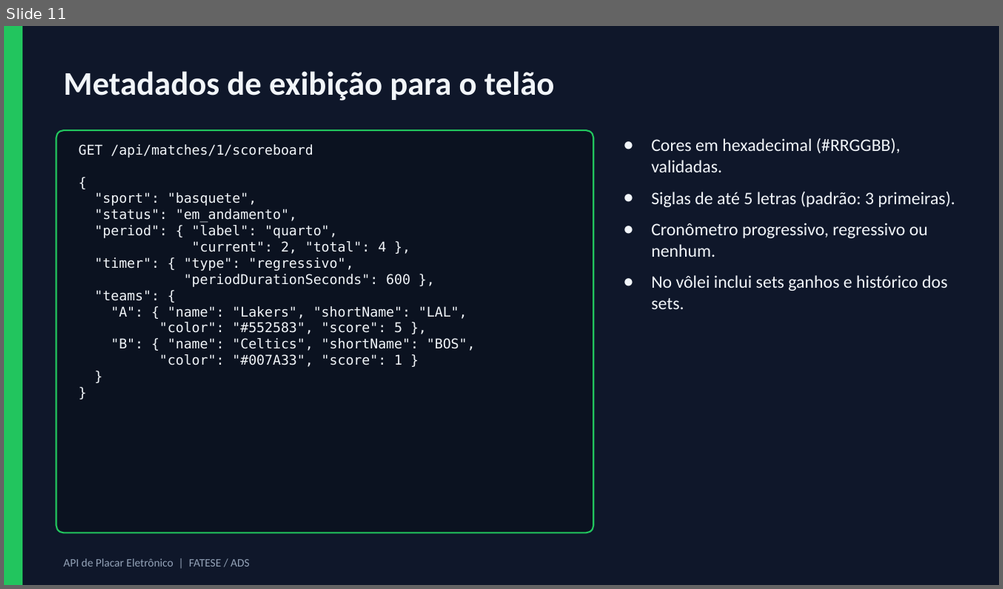
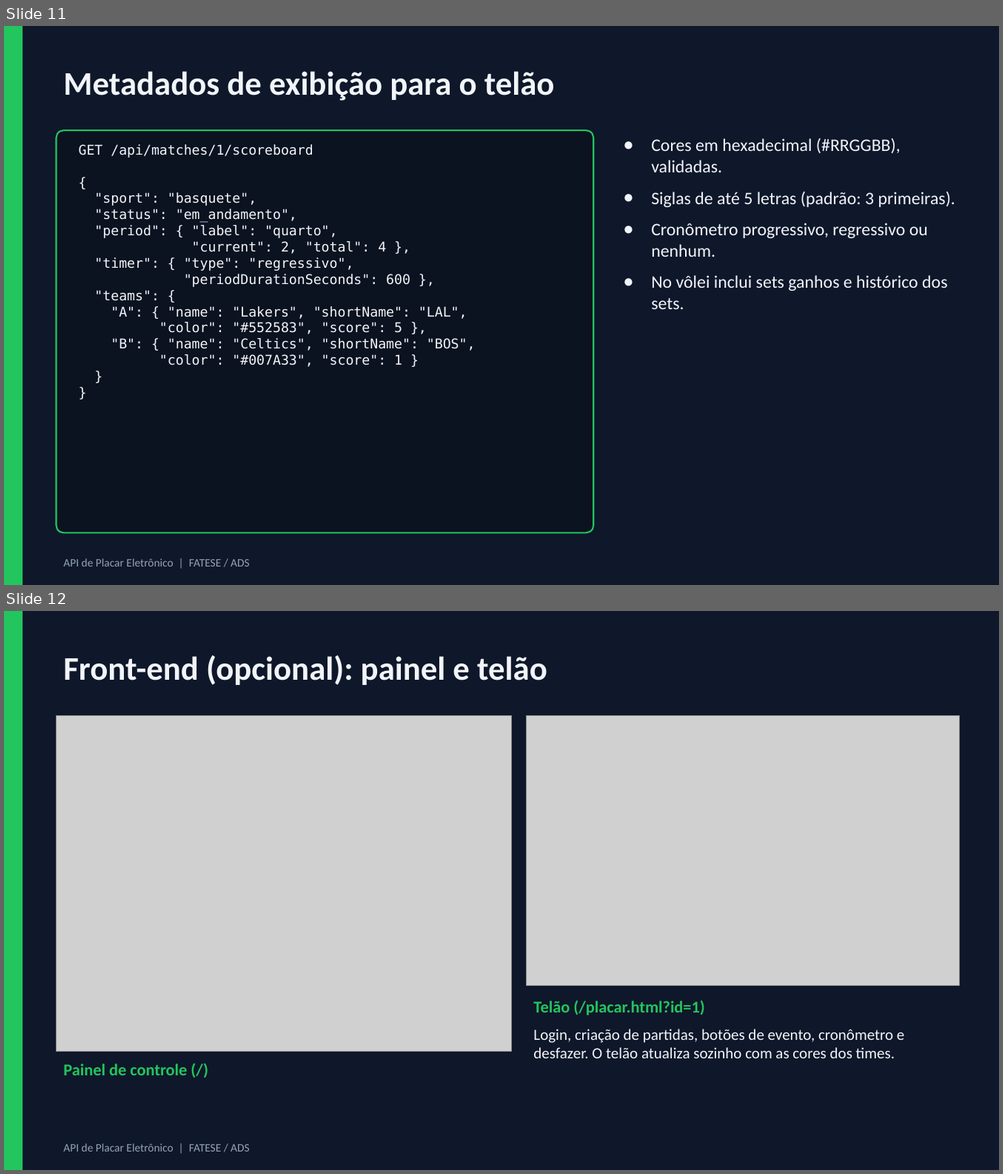
Before and after one commit to chiltonjoseadol/placar-eletronico-api, a slide deck: docs/Apresentacao-Placar.pptx. Shown one above the other, each under a label of ours: slide 11 before the commit, slides 11 and 12 after it. The pictures are 1003x589 and 1003x1174 pixels, drawn with LibreOffice and Linux fonts; fonts in the diff are those of the drawing; grey boxes stand for pictures. Boxes give left, top, right and bottom in pixels: in the first picture for what was removed or moved away, otherwise in the second. Text is boxed around its words. In the diff, an @@ line names an element or a change of style, - is before the commit and + after.

Commit message:
feat: front-end (painel e telao), cronometro no servidor e apresentacao atualizada

```diff
--- a/docs/Apresentacao-Placar.pptx
+++ b/docs/Apresentacao-Placar.pptx
@@ slide 12 added at [4,611,999,1170], background #0F172A @@
@@ rectangle added at [4,611,22,1170], fill #22C55E @@
@@ text added at [63,655,547,685], 32 pt, text #F1F5F9, bold @@
+Front-end (opcional): painel e telão
@@ picture added at [57,715,512,1052] @@
@@ picture added at [526,715,959,986] @@
@@ text added at [533,1000,705,1016], 16 pt, text #22C55E, bold @@
+Telão (/placar.html?id=1)
@@ text added at [533,1029,904,1059], 15 pt, text #F1F5F9 @@
+Login, criação de partidas, botões de evento, cronômetro e desfazer. O telão atualiza sozinho com as cores dos times.
@@ text added at [63,1064,187,1076], 16 pt, text #22C55E, bold @@
+Painel de controle (/)
@@ text added at [63,1144,249,1152], 11 pt, text #94A3B8 @@
+API de Placar Eletrônico | FATESE / ADS
```
Also in this commit, not shown: 4 slides changed, 15 other files.
